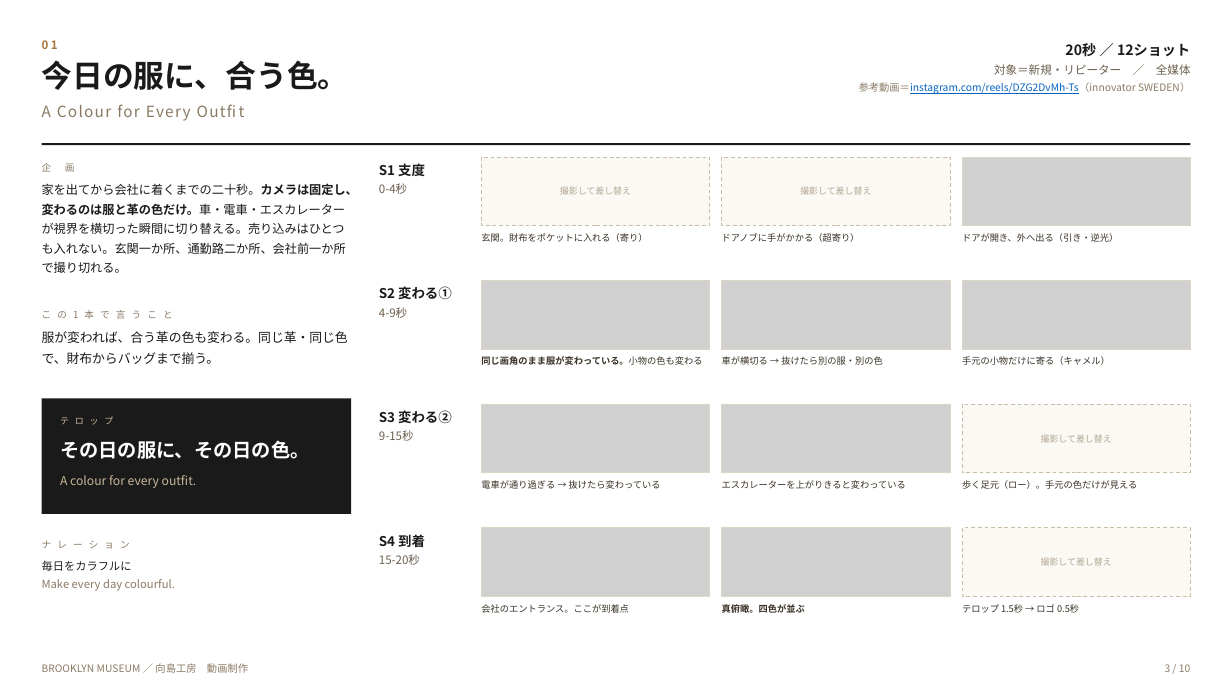
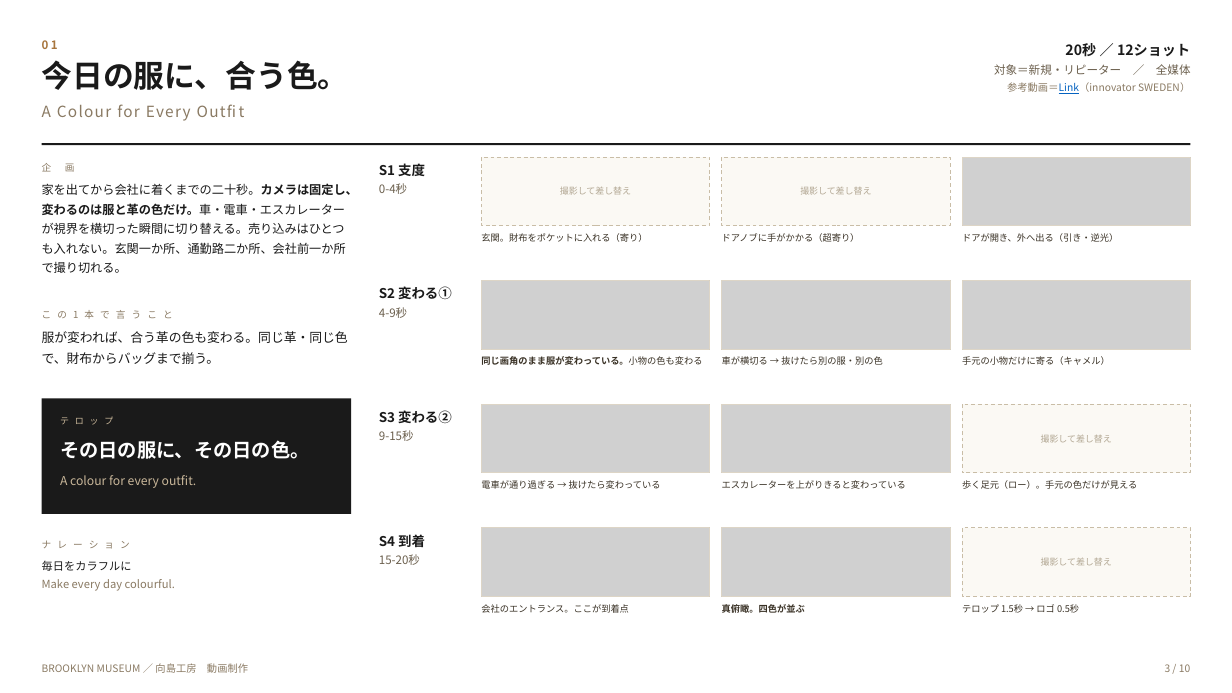
Before and after one commit to Shiori0415/dougaseisaku, a slide deck: slide 3 of pdf/00_動画8本_企画と絵コンテ.pptx. Drawn at 1232x693 pixels with LibreOffice and Linux fonts; fonts in the diff are those of the drawing; grey boxes stand for pictures. Boxes give left, top, right and bottom in pixels: in the first picture for what was removed or moved away, otherwise in the second. Text is boxed around its words. In the diff, an @@ line names an element or a change of style, - is before the commit and + after.

```diff
--- a/pdf/00_動画8本_企画と絵コンテ.pptx
+++ b/pdf/00_動画8本_企画と絵コンテ.pptx
@@ text at (x1=1007, y1=82, x2=1190, y2=94): text changed; text colour #0563C1 to #8A7A63 @@
-参考動画＝instagram.com/reels/DZG2DvMh-Ts（innovator SWEDEN）
+参考動画＝Link（innovator SWEDEN）
```
Also in this commit, not shown: 5 other slides changed, 3 other files.
